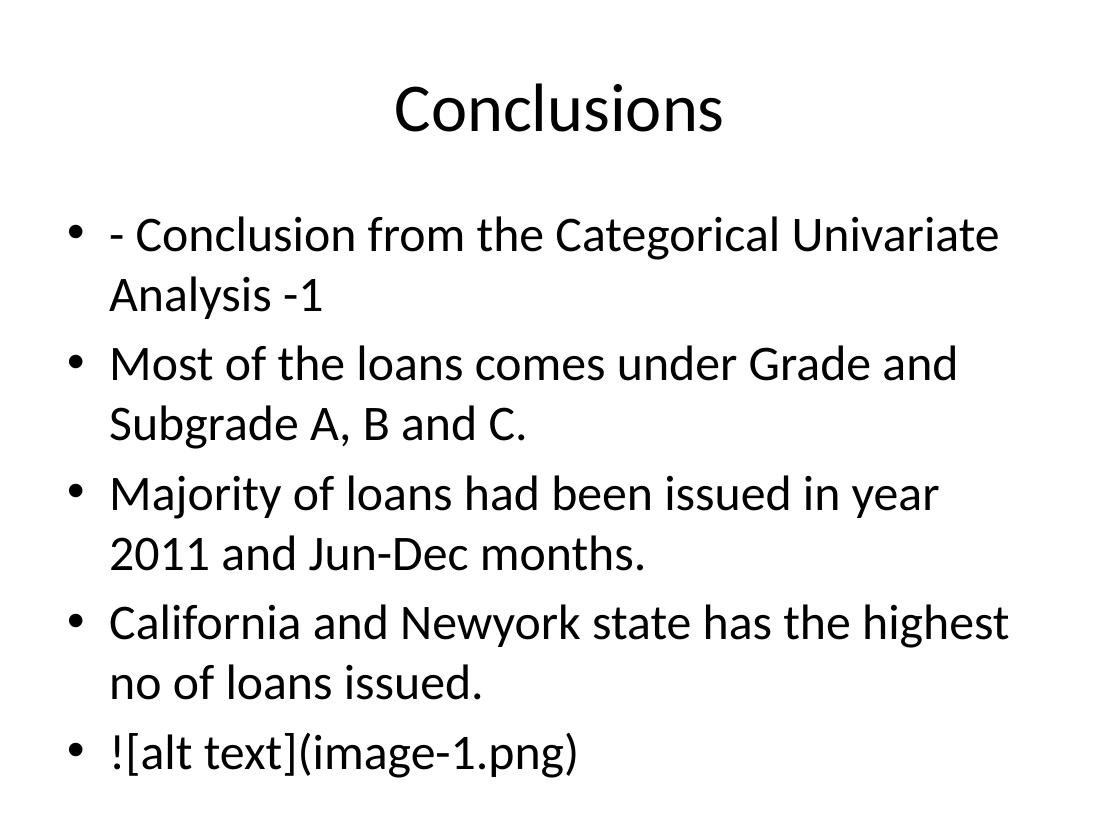
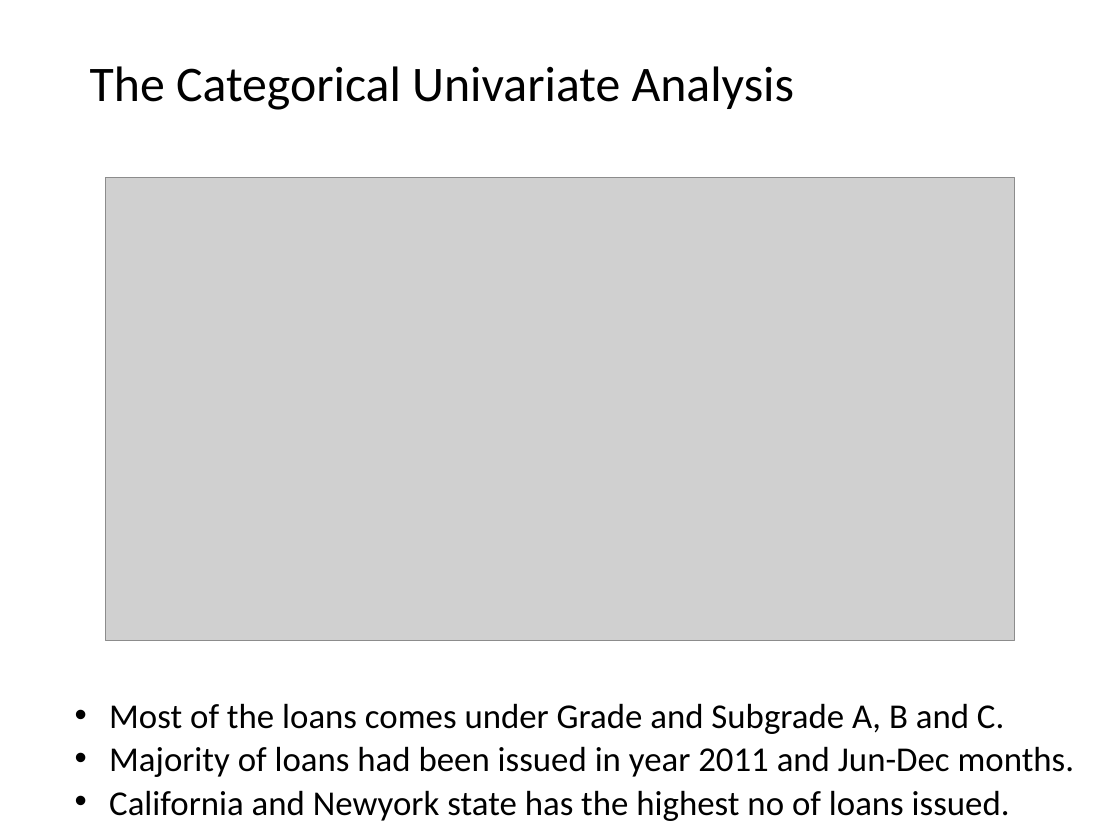
Before and after one commit to niranjantitan76/LandingClubStudy, a slide deck: slide 7 of Loan_Application_Case_Study.pptx (slide 6 before the commit). Drawn at 1120x840 pixels with LibreOffice and Linux fonts; fonts in the diff are those of the drawing; grey boxes stand for pictures; background and template pictures are left out. Boxes give left, top, right and bottom in pixels: in the first picture for what was removed or moved away, otherwise in the second. Text is boxed around its words. In the diff, an @@ line names an element or a change of style, - is before the commit and + after.

```diff
--- a/Loan_Application_Case_Study.pptx
+++ b/Loan_Application_Case_Study.pptx
@@ title added at (x1=90, y1=66, x2=795, y2=110), 32 pt, text #000000 @@
+The Categorical Univariate Analysis
@@ title removed at (x1=395, y1=83, x2=725, y2=132) @@
-Conclusions
@@ picture added at (x1=105, y1=177, x2=1015, y2=641) @@
@@ text at (x1=109, y1=216, x2=1000, y2=319): paragraph removed @@
-• - Conclusion from the Categorical Univariate Analysis -1
@@ text "Most of the loans comes ..." moved from (x1=109, y1=216, x2=1009, y2=778) to (x1=109, y1=703, x2=1075, y2=821) @@
@@ text "Most of the loans comes ..." at (x1=109, y1=703, x2=1075, y2=821): size 32 to 22.4 pt; alignment left to justified; indent changed; line spacing 1 to 0.8 @@
@@ text at (x1=109, y1=733, x2=579, y2=778): paragraph removed @@
-• ![alt text](image-1.png)
```
Also in this commit, not shown: 16 other slides changed, 10 slides added, 5 slides removed, 8 other files.
